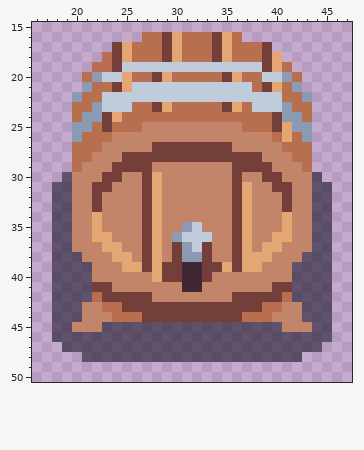
Edited in one commit: pixel-art file (environment-art/Extra Files by Sam/wine_casket.ase). Above, as it was before the edit.
64x64 pixels, 1 frame. Shown: x 16..47, y 15..50.
New version:
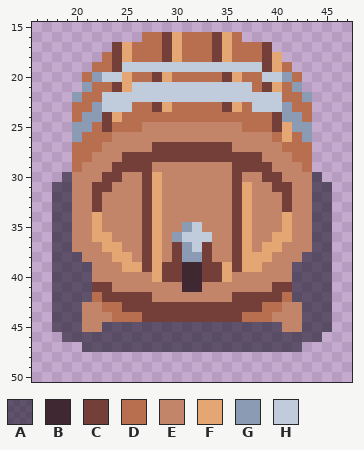
Palette (. is transparent): A #18142596  B #3f2832  C #743f39  D #b86f50  E #c28569  F #e4a672  G #8b9bb4  H #c0cbdc
Change:
Layers "Wine Casket", "Shadow":
y 40: x 34..35 EE -> CF
y 45: x 20 E -> A; x 43 E -> A
y 46: x 18 A -> .; x 45 A -> .
y 47: x 19..20 AA -> ..; x 43..44 AA -> ..
y 48: x 21..42 AAAAAAAAAAAAAAAAAAAAAA -> ......................
Changed places in both pictures, as pixel boxes (x1, y1, x2, y2):
changed: (212, 272, 232, 282)
changed: (52, 322, 332, 362)
